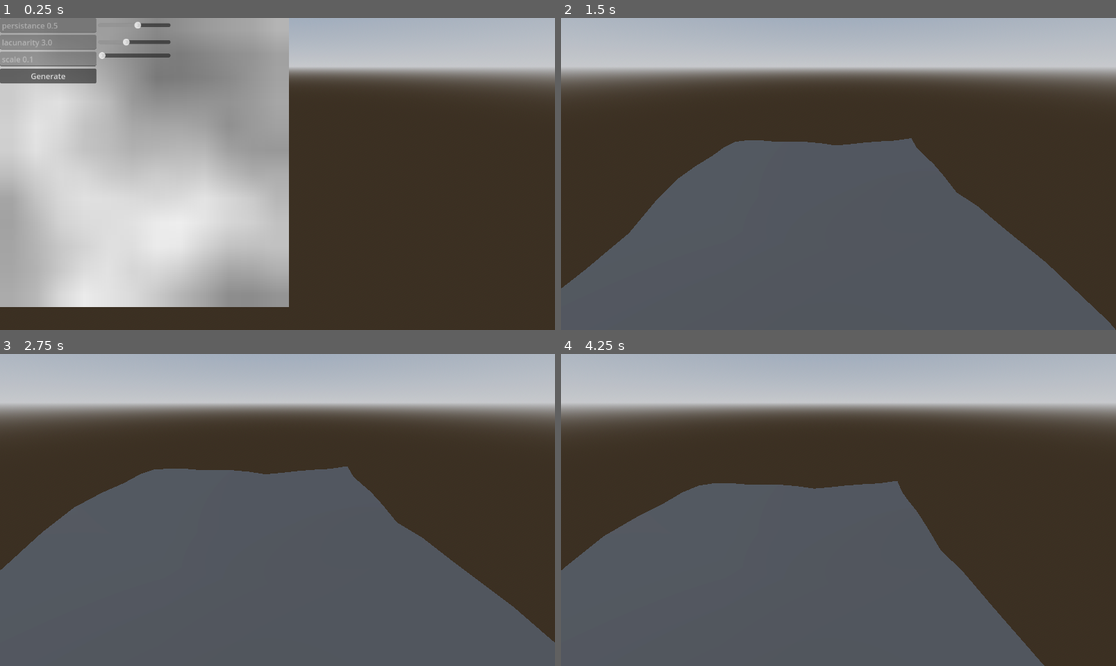
Above: before the commit, frames 1-4 (two rows, left to right).
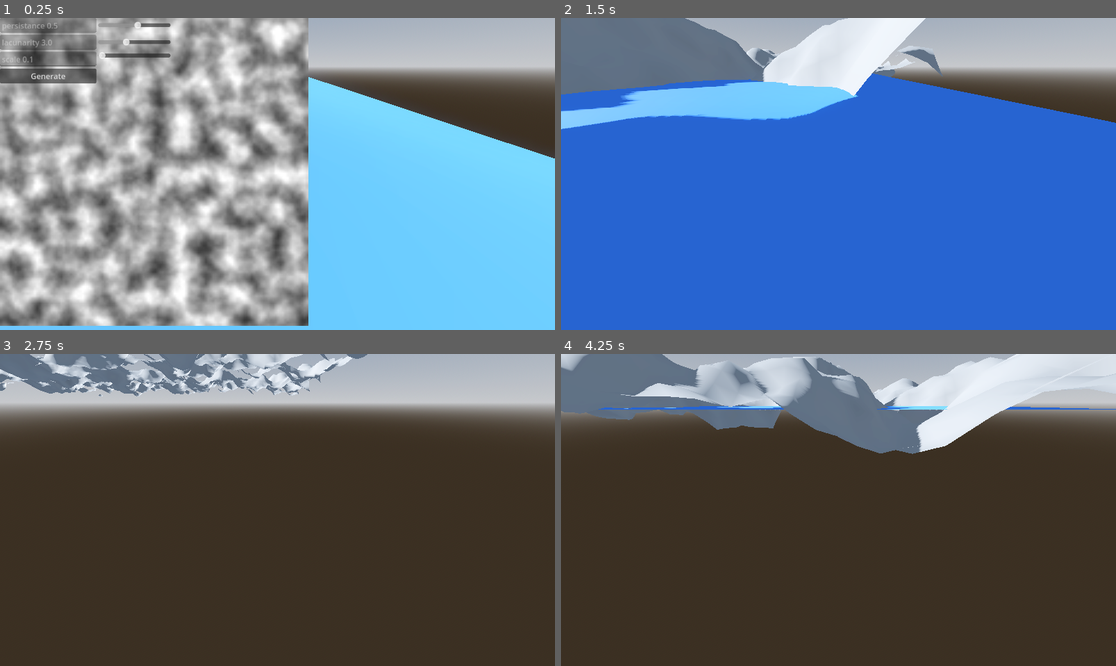
Above: after the commit, the same moments.

Repository: Maiqtheterrorist/godot-landmass-generator
Game: Godot game, scene res://LandmassGeneration/scenes/world.tscn
The game is run twice, just before and just after one commit, with the same random seed, the same clock (stepped at 60 frames per second) and the same inputs.
Inputs:
- Up to frame 1 (0.25 s): no input
- Up to frame 2 (1.5 s): click "Generate" at 0.5 s; tap Enter at 1.25 s; hold D (ui_right) from 1.28 s (still down); hold W (ui_zoom_in) from 1.28 s (still down)
- Up to frame 3 (2.75 s): tap S (ui_zoom_out) at 1.55, 2.1 s; release D (ui_right) at 2.03 s; release W (ui_zoom_in) at 2.03 s; hold Ctrl (ui_down) from 2.03 s (still down); tap W (ui_zoom_in) at 2.3 s
- Up to frame 4 (4.25 s): release Ctrl (ui_down) at 2.78 s; hold D (ui_right) 2.78-3.53 s; hold W (ui_zoom_in) 2.78-3.53 s; tap S (ui_zoom_out) at 3.05, 3.6 s; hold Shift (ui_up) from 3.53 s (still down); tap W (ui_zoom_in) at 3.8 s

The runs differ from the first frame. In frame 1, 68% of the frame differs, in the area x 0-100%, y 0-100%; in frame 2, 88%; in frame 3, 53%; in frame 4, 56%.

Commit message:
Add files via upload

Diff:
--- a/LandmassGeneration/scenes/world.tscn
+++ b/LandmassGeneration/scenes/world.tscn
@@ -18,18 +18,25 @@
 tonemap_mode = 2
 glow_enabled = true
 
+[sub_resource type="StandardMaterial3D" id="StandardMaterial3D_c2u6x"]
+albedo_color = Color(0.270588, 0.52549, 1, 1)
+
+[sub_resource type="PlaneMesh" id="PlaneMesh_lmdyo"]
+material = SubResource("StandardMaterial3D_c2u6x")
+size = Vector2(128, 128)
+
 [node name="world" type="Node3D"]
 
 [node name="utility" type="Node" parent="."]
 
 [node name="Camera3D" type="Camera3D" parent="utility"]
-transform = Transform3D(1, 0, 0, 0, 0.823641, 0.567111, 0, -0.567111, 0.823641, 6, 6, 10)
+transform = Transform3D(-1, 5.0248e-08, -1.10137e-07, -2.10734e-08, 0.823641, 0.567111, 1.19209e-07, 0.567111, -0.823641, 6, 6, 10)
 current = true
 fov = 90.0
 script = ExtResource("1_wxvt6")
 
 [node name="DirectionalLight3D" type="DirectionalLight3D" parent="utility"]
-transform = Transform3D(-0.0770673, -0.88065, 0.467458, -0.00273708, 0.469037, 0.883174, -0.997022, 0.0667844, -0.0385579, 0, 0, 0)
+transform = Transform3D(-0.0564303, -0.291054, 0.955041, 0.0525594, 0.954373, 0.293956, -0.997022, 0.0667844, -0.0385579, 0, 0, 0)
 shadow_enabled = true
 
 [node name="WorldEnvironment" type="WorldEnvironment" parent="utility"]
@@ -41,6 +48,10 @@
 
 [node name="noisePreview" parent="meshes" instance=ExtResource("2_hbny0")]
 
+[node name="MeshInstance3D" type="MeshInstance3D" parent="meshes"]
+transform = Transform3D(1, 0, 0, 0, 1, 0, 0, 0, 1, 66.8735, 5.14491, 71.4123)
+mesh = SubResource("PlaneMesh_lmdyo")
+
 [node name="gui" type="Node" parent="."]
 
 [node name="components" type="Node" parent="."]
--- a/LandmassGeneration/scripts/generationScripts/landmassGeneratorScript.gd
+++ b/LandmassGeneration/scripts/generationScripts/landmassGeneratorScript.gd
@@ -4,19 +4,18 @@
 static var meshInstance : MeshInstance3D = MeshInstance3D.new()
 static var arrayMesh : ArrayMesh = ArrayMesh.new()
 static var surfaceTool : SurfaceTool = SurfaceTool.new()
-static var vertices : PackedVector3Array = []
+static var vertices = []
 
-static var data = []
 
-static var height = 3
+static var height = 10
 
 
 static func _triangulatedQuad(worldLength, worldWidth):
 
-	data.resize(Mesh.ARRAY_MAX)
-
 	for x in worldLength-1:
 		for z in worldWidth-1:
+
+			#surfaceTool.begin(Mesh.PRIMITIVE_TRIANGLES)
 
 			var vert0 = [Vector3(x,noiseGenerator.combinedImages.get_pixel(x,z).v*height,z)]
 			var vert1 = [Vector3(x+1,noiseGenerator.combinedImages.get_pixel(x+1,z+1).v*height,z+1)]
@@ -26,18 +25,18 @@
 			vertices.push_back(vert0[0])
 			vertices.push_back(vert1[0])
 			vertices.push_back(vert2[0])
-
-			data[Mesh.ARRAY_VERTEX] = vertices
-
-			arrayMesh.add_surface_from_arrays(Mesh.PRIMITIVE_TRIANGLES, data)
-			vertices.clear()
-
 			vertices.push_back(vert0[0])
 			vertices.push_back(vert4[0])
 			vertices.push_back(vert1[0])
 
-			data[Mesh.ARRAY_VERTEX] = vertices
-			arrayMesh.add_surface_from_arrays(Mesh.PRIMITIVE_TRIANGLES, data)
-
-		meshInstance.mesh = arrayMesh
+	surfaceTool.begin(Mesh.PRIMITIVE_TRIANGLES)
+	for size in vertices:
+		var x = size.x
+		var y = size.y
+		var z = size.z
+		surfaceTool.add_vertex(Vector3(x,y,z))
+	surfaceTool.generate_normals()
+	surfaceTool.commit(arrayMesh)
+	vertices.clear()
+	meshInstance.mesh = arrayMesh
 	return meshInstance
--- a/LandmassGeneration/scripts/utilityScripts/cameraMovement.gd
+++ b/LandmassGeneration/scripts/utilityScripts/cameraMovement.gd
@@ -1,15 +1,15 @@
 extends Camera3D
-
+var speed = 10
 func _process(delta: float) -> void:
 	if Input.is_action_pressed("ui_up"):
-		global_position += Vector3.UP * delta
+		global_position += Vector3.UP * speed * delta
 	if Input.is_action_pressed("ui_down"):
-		global_position += Vector3.DOWN * delta
+		global_position += Vector3.DOWN * speed * delta
 	if Input.is_action_pressed("ui_right"):
-		global_position += Vector3.RIGHT * delta
+		global_position += Vector3.RIGHT * speed * delta
 	if Input.is_action_pressed("ui_left"):
-		global_position += Vector3.LEFT * delta
+		global_position += Vector3.LEFT * speed * delta
 	if Input.is_action_pressed("ui_zoom_in"):
-		global_position += Vector3.FORWARD * delta
+		global_position += Vector3.FORWARD * speed * delta
 	if Input.is_action_pressed("ui_zoom_out"):
-		global_position += Vector3.BACK * delta
+		global_position += Vector3.BACK * speed * delta
--- a/LandmassGeneration/scripts/utilityScripts/landmass2DNoisePreviewSetup.gd
+++ b/LandmassGeneration/scripts/utilityScripts/landmass2DNoisePreviewSetup.gd
@@ -5,8 +5,8 @@
 
 
 var generationData : Dictionary = {
-	 "width" : 12,
-	"height" : 12,
+	 "width" : 128,
+	"height" : 128,
 	"scale" : 0.1,
 	"octaves" : 4,
 	"persistance" : 0.5,
@@ -18,7 +18,7 @@
 
 func _ready() -> void:
 	noiseGenerator._fastNoiseLite_initializer()
-	noise_preview.scale = scale*50
+	noise_preview.scale = scale*5
 	_setup_noise_preview_node()
 
 func _setup_noise_preview_node() -> void:
Not shown: 1 places in LandmassGeneration/scenes/world.tscn that only renumber resources
